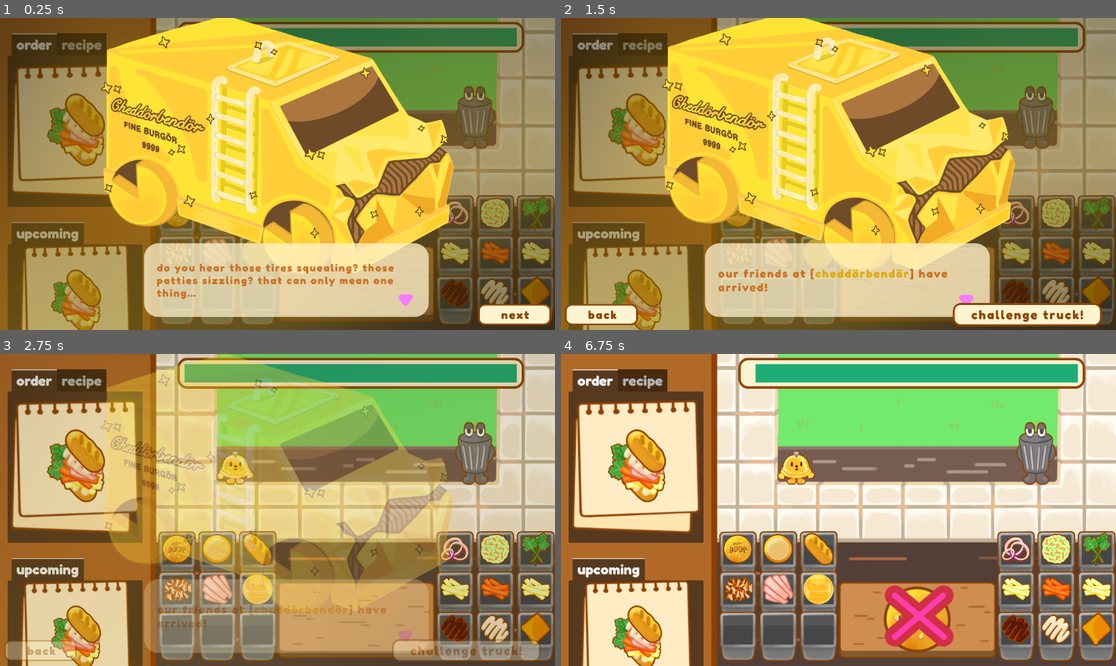
Above: before the commit, frames 1-4 (two rows, left to right).
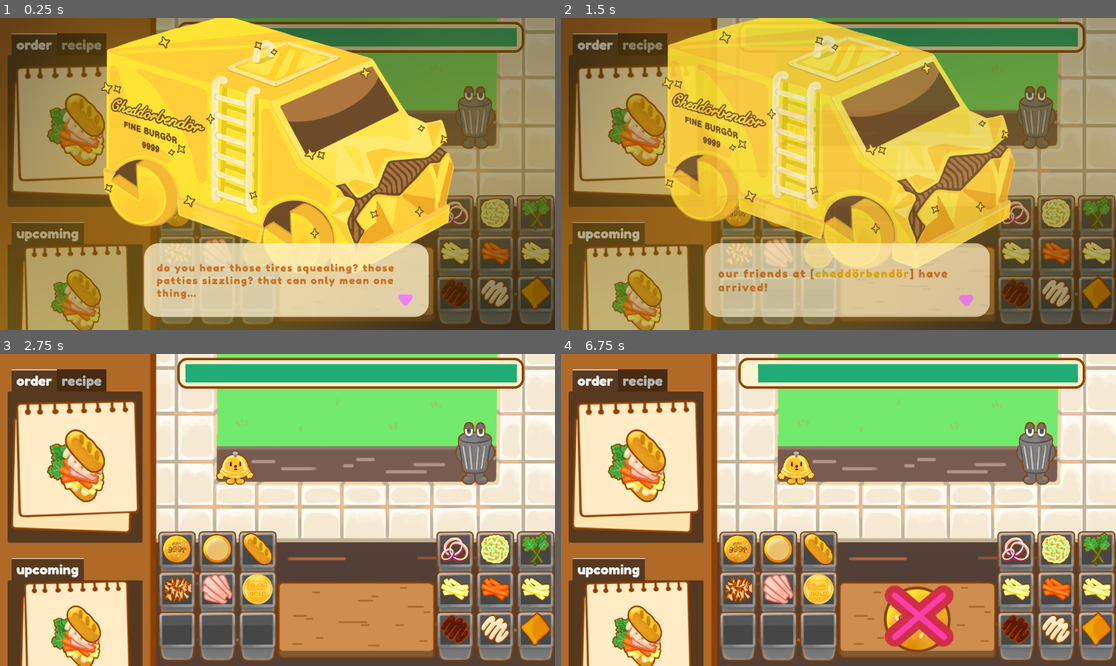
Above: after the commit, the same moments.

Repository: Gus700/FoodTruckBattles
Game: Godot game, scene res://scenes/level3.tscn
The game is run twice, just before and just after one commit, with the same random seed, the same clock (stepped at 60 frames per second) and the same inputs. This scene is started directly instead of the project's main scene.
Inputs (mouse positions are in pixels of both pictures, inside the frame that each line leads up to; where the layout moved, square brackets give the same spot in the first picture):
- Up to frame 1 (0.25 s): no input
- Up to frame 2 (1.5 s): click (844, 174) at 0.52 s; click (1077, 314) at 1.27 s
- Up to frame 3 (2.75 s): click (283, 510) [466, 650] at 2 s
- Up to frame 4 (6.75 s): click (599, 650) at 2.77 s; click (738, 547) at 3.52 s; click (794, 466) at 4.25 s; click (1038, 453) at 5 s; click (738, 547) at 5.77 s; click (794, 466) at 6.5 s

The runs differ from the first frame. In frame 1, 0.9% of the frame differs, in the area x 86-100%, y 91-99%; in frame 2, 11%; in frame 3, 65%, in the area x 0-100%, y 0-100%; in frame 4, less than 0.1%.

Commit message:
made challenge + next buttons invisible

Diff:
--- a/scenes/Level.tscn
+++ b/scenes/Level.tscn
@@ -47,12 +47,9 @@
 [ext_resource type="Texture2D" uid="uid://ddt3lbw5smxv1" path="res://assets/loreScenes/lore_bg/angelfood_bg.png" id="39_623gu"]
 [ext_resource type="Texture2D" uid="uid://dcmqycrnh0423" path="res://assets/UI/timer_bar.png" id="39_nkydd"]
 [ext_resource type="Texture2D" uid="uid://kian6h8hl6q6" path="res://assets/trucks/angel_food.png" id="40_gj3sy"]
-[ext_resource type="Texture2D" uid="uid://c6bwkmnq32355" path="res://assets/UI_buttons/challenge.png" id="40_oa8mf"]
 [ext_resource type="Texture2D" uid="uid://eml7fhsg1v5q" path="res://assets/UI/tutorial3.png" id="40_pyqf8"]
-[ext_resource type="Texture2D" uid="uid://bx6nitou0a214" path="res://assets/UI_buttons/challenge_pressed.png" id="41_l8pfb"]
 [ext_resource type="Texture2D" uid="uid://dk7k6ynbhrsqq" path="res://assets/UI/tutorial4.png" id="41_wqn2j"]
 [ext_resource type="Texture2D" uid="uid://bf7y2qm8vi6ff" path="res://assets/UI/tutorial5.png" id="42_0lo6e"]
-[ext_resource type="Texture2D" uid="uid://dvyyi2nkvnc0d" path="res://assets/UI_buttons/challenge_hover.png" id="42_f3j6t"]
 [ext_resource type="Texture2D" uid="uid://cgfelblnvakg5" path="res://assets/UI_buttons/next.png" id="42_mrn5o"]
 [ext_resource type="Texture2D" uid="uid://cvdbevoymvmgs" path="res://assets/UI/tutorial6.png" id="43_gaicr"]
 [ext_resource type="Texture2D" uid="uid://c6dwth7evsdyw" path="res://assets/UI_buttons/next_hover.png" id="43_i7dqr"]
@@ -582,19 +579,15 @@
 stretch_mode = 4
 metadata/_edit_use_anchors_ = true
 
-[node name="TextureButton" type="TextureButton" parent="TruckIntro"]
-visible = false
-layout_mode = 1
-anchors_preset = -1
-anchor_left = 0.6875
-anchor_top = 0.91358
-anchor_right = 0.993333
-anchor_bottom = 0.987926
+[node name="ChallengeButton" type="TextureButton" parent="TruckIntro"]
+layout_mode = 1
+anchors_preset = -1
+anchor_left = -0.00954861
+anchor_top = -0.0324074
+anchor_right = 1.02458
+anchor_bottom = 1.03422
 offset_right = -0.319946
 offset_bottom = -0.176025
-texture_normal = ExtResource("40_oa8mf")
-texture_pressed = ExtResource("41_l8pfb")
-texture_hover = ExtResource("42_f3j6t")
 ignore_texture_size = true
 stretch_mode = 5
 metadata/_edit_use_anchors_ = true
@@ -602,32 +595,12 @@
 [node name="NextTextButton" type="TextureButton" parent="TruckIntro"]
 layout_mode = 1
 anchors_preset = -1
-anchor_left = 0.861111
-anchor_top = 0.91358
-anchor_right = 0.993333
-anchor_bottom = 0.987926
+anchor_left = -0.00868056
+anchor_top = -0.0185185
+anchor_right = 1.02458
+anchor_bottom = 1.03731
 offset_right = -0.319946
 offset_bottom = -0.176025
-texture_normal = ExtResource("42_mrn5o")
-texture_pressed = ExtResource("50_0uhe5")
-texture_hover = ExtResource("43_i7dqr")
-ignore_texture_size = true
-stretch_mode = 5
-metadata/_edit_use_anchors_ = true
-
-[node name="PrevTextButton" type="TextureButton" parent="TruckIntro"]
-visible = false
-layout_mode = 1
-anchors_preset = -1
-anchor_left = 0.00694444
-anchor_top = 0.91358
-anchor_right = 0.139167
-anchor_bottom = 0.987926
-offset_right = -0.319946
-offset_bottom = -0.176025
-texture_normal = ExtResource("52_fe8k6")
-texture_pressed = ExtResource("53_wh1oq")
-texture_hover = ExtResource("54_brp1j")
 ignore_texture_size = true
 stretch_mode = 5
 metadata/_edit_use_anchors_ = true
@@ -1300,9 +1273,8 @@
 [connection signal="DingBaded" from="CompletionFeedback" to="Ding&Del" method="on_DingBaded_Recieved"]
 [connection signal="draw" from="TruckIntro" to="." method="_on_truck_intro_draw"]
 [connection signal="hidden" from="TruckIntro" to="." method="_on_truck_intro_hidden"]
-[connection signal="pressed" from="TruckIntro/TextureButton" to="TruckIntro" method="_on_texture_button_pressed"]
+[connection signal="pressed" from="TruckIntro/ChallengeButton" to="TruckIntro" method="_on_texture_button_pressed"]
 [connection signal="pressed" from="TruckIntro/NextTextButton" to="TruckIntro" method="_on_next_text_button_pressed"]
-[connection signal="pressed" from="TruckIntro/PrevTextButton" to="TruckIntro" method="_on_prev_text_button_pressed"]
 [connection signal="animation_finished" from="TruckIntro/AnimationPlayer" to="TruckIntro" method="_on_animation_player_animation_finished"]
 [connection signal="draw" from="TutorialOverlay" to="." method="_on_tutorial_overlay_draw"]
 [connection signal="hidden" from="TutorialOverlay" to="." method="_on_tutorial_overlay_hidden"]
--- a/scripts/truckIntro.gd
+++ b/scripts/truckIntro.gd
@@ -2,7 +2,7 @@
 
 @export var textImgs: Array[Texture2D]
 @onready var textBubbleNode = $textBubble
-@onready var challengeB = $TextureButton
+@onready var challengeB = $ChallengeButton
 @onready var nextTextB = $NextTextButton
 @onready var prevTextB = $PrevTextButton
 @onready var animNode = $AnimationPlayer
@@ -38,7 +38,7 @@
 	if textBubIndex < textImgs.size() - 1:
 		textBubIndex += 1
 		setTextBubImg()
-	checkIfFirstText()
+	#checkIfFirstText()
 
 
 func _on_prev_text_button_pressed() -> void:
@@ -47,7 +47,7 @@
 	if textBubIndex > 0:
 		textBubIndex -= 1
 		setTextBubImg()
-	checkIfFirstText()
+	#checkIfFirstText()
 
 
 func _on_texture_button_pressed() -> void:
Not shown: 1 places in scenes/Level.tscn that only renumber resources
